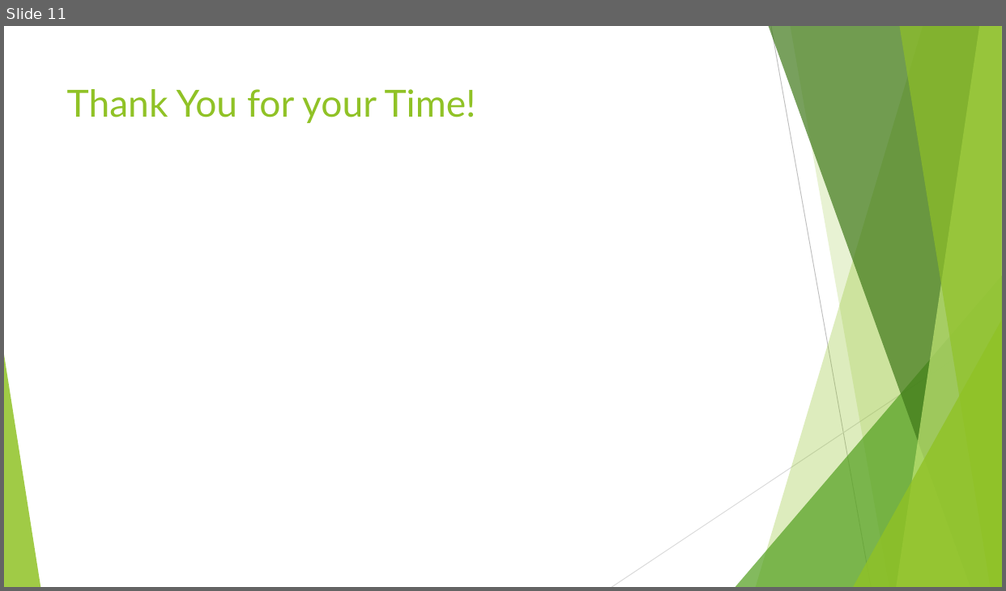
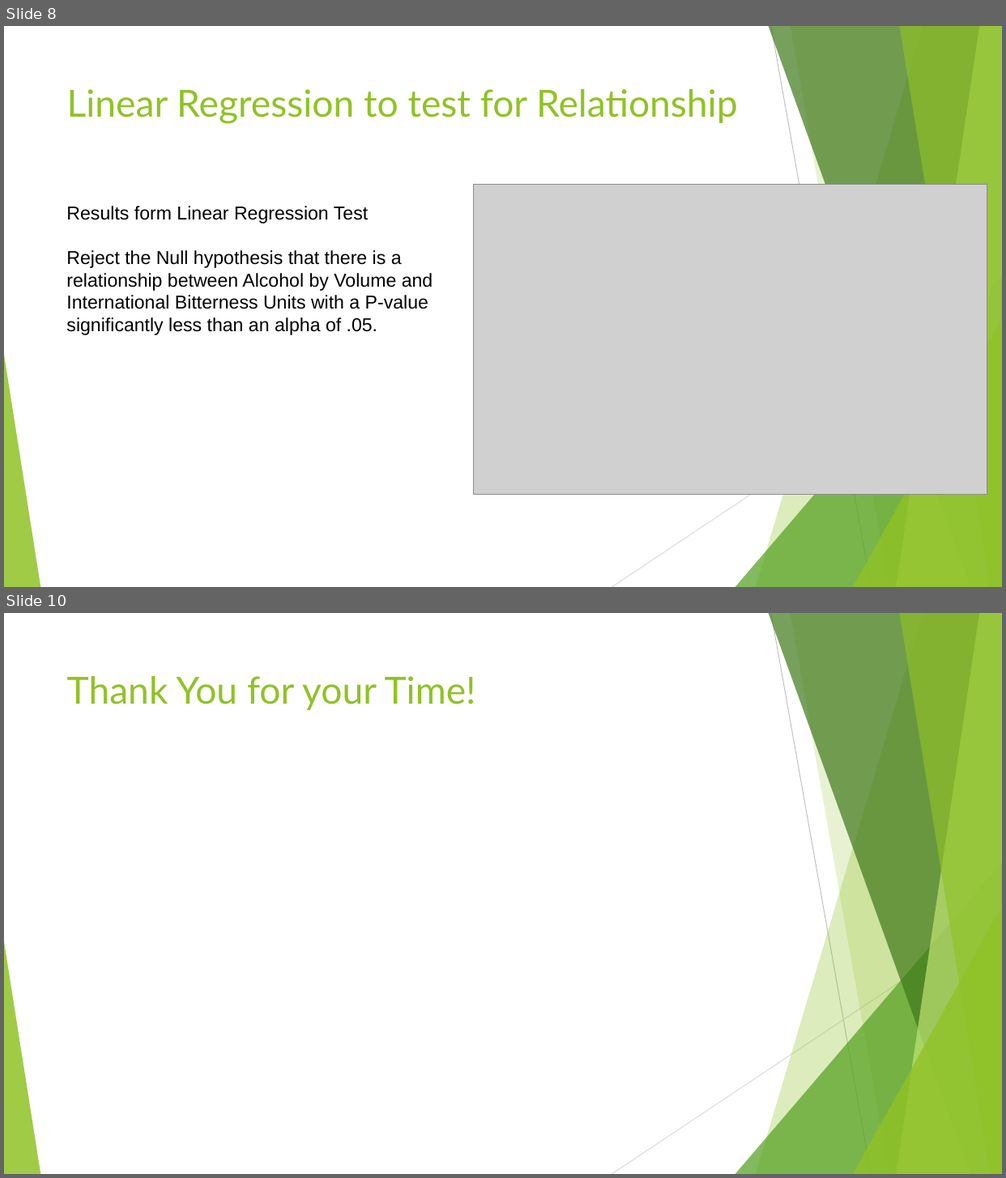
Before and after one commit to malcolmccarlson/DDS-CaseStudy1, a slide deck: MalcolmCarlsonBeerDataEDA.DDS6306.pptx. Shown one above the other, each under a label of ours: slide 11 before the commit, slides 8 and 10 after it; the slides between them are not shown. The pictures are 1006x591 and 1006x1178 pixels, drawn with LibreOffice and Linux fonts; fonts in the diff are those of the drawing; grey boxes stand for pictures. Boxes give left, top, right and bottom in pixels: in the first picture for what was removed or moved away, otherwise in the second. Text is boxed around its words. In the diff, an @@ line names an element or a change of style, - is before the commit and + after.

```diff
--- a/MalcolmCarlsonBeerDataEDA.DDS6306.pptx
+++ b/MalcolmCarlsonBeerDataEDA.DDS6306.pptx
@@ slide 8 added at [4,26,1002,587], background #FFFFFF; not listed: 10 template elements that a slide beside it also shows @@
@@ title added at [67,89,738,124], 36 pt, text #90C226 @@
+Linear Regression to test for Relationship
@@ picture added at [473,184,987,495] @@
@@ text added at [66,206,433,335], 18 pt, text #000000 @@
+Results form Linear Regression Test
+Reject the Null hypothesis that there is a relationship between Alcohol by Volume and International Bitterness Units with a P-value significantly less than an alpha of .05.
@@ what was slide 11 is now slide 10 @@
```
Also in this commit, not shown: 7 slides changed, 1 other slide added, 3 slides removed, 1 other file.
